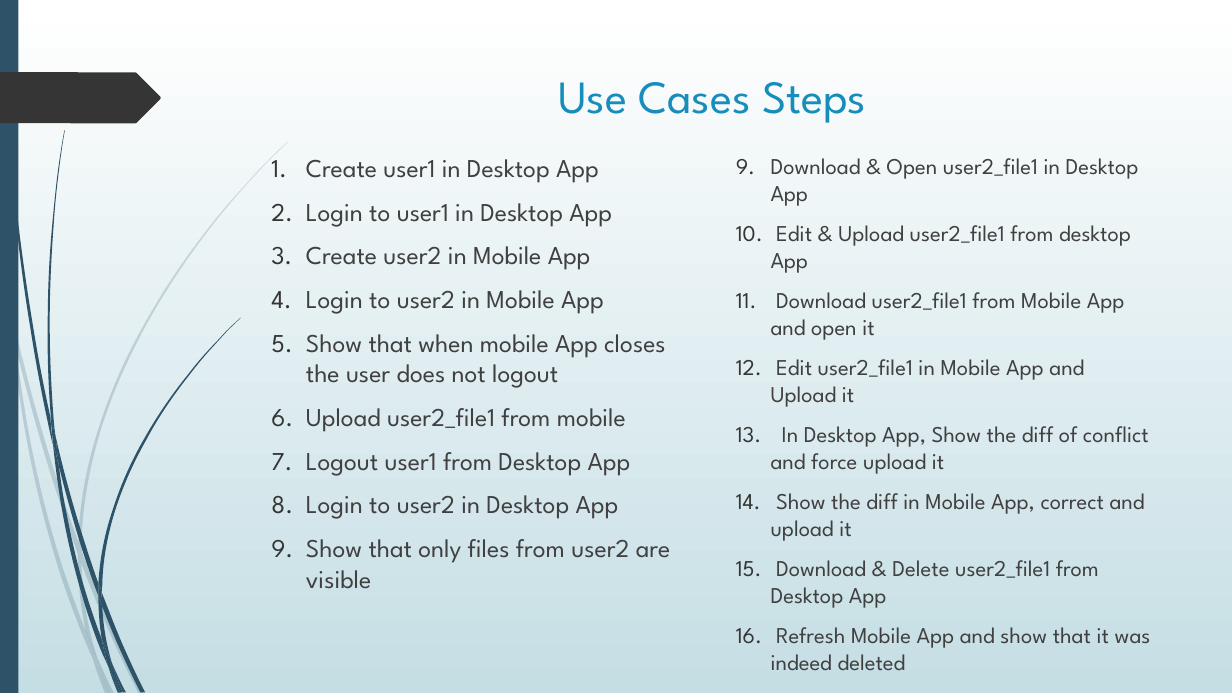
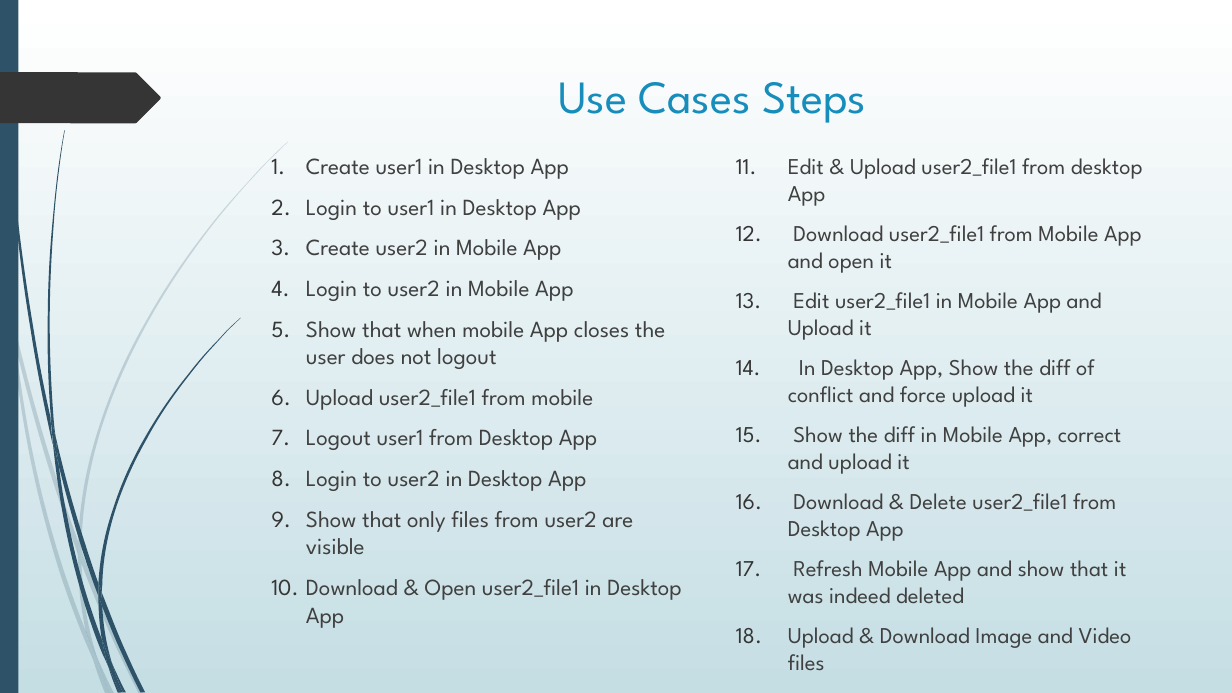
Before and after one commit to congon4tor/file_manager, a slide deck: slide 8 of FinalReport/final_presentation.pptx. Drawn at 1232x693 pixels with LibreOffice and Linux fonts; fonts in the diff are those of the drawing. Boxes give left, top, right and bottom in pixels: in the first picture for what was removed or moved away, otherwise in the second. Text is boxed around its words. In the diff, an @@ line names an element or a change of style, - is before the commit and + after.

Commit message:
Final PresentationV2

```diff
--- a/FinalReport/final_presentation.pptx
+++ b/FinalReport/final_presentation.pptx
@@ text at (x1=306, y1=158, x2=665, y2=555): size 20 to 18 pt in "Create user1 in Desktop App", "Login to user1 in Desktop App", "Create user2 in Mobile App", "Login to user2 in Mobile App" and 5 more places @@
@@ text at (x1=771, y1=158, x2=1139, y2=206): paragraph removed @@
-9. Download & Open user2_file1 in Desktop App
@@ text at (x1=788, y1=158, x2=1143, y2=604): indent changed @@
@@ text at (x1=306, y1=579, x2=681, y2=628): paragraph added @@
+10. Download & Open user2_file1 in Desktop App
@@ text at (x1=788, y1=627, x2=1132, y2=671): paragraph added @@
+18. Upload & Download Image and Video files
```
